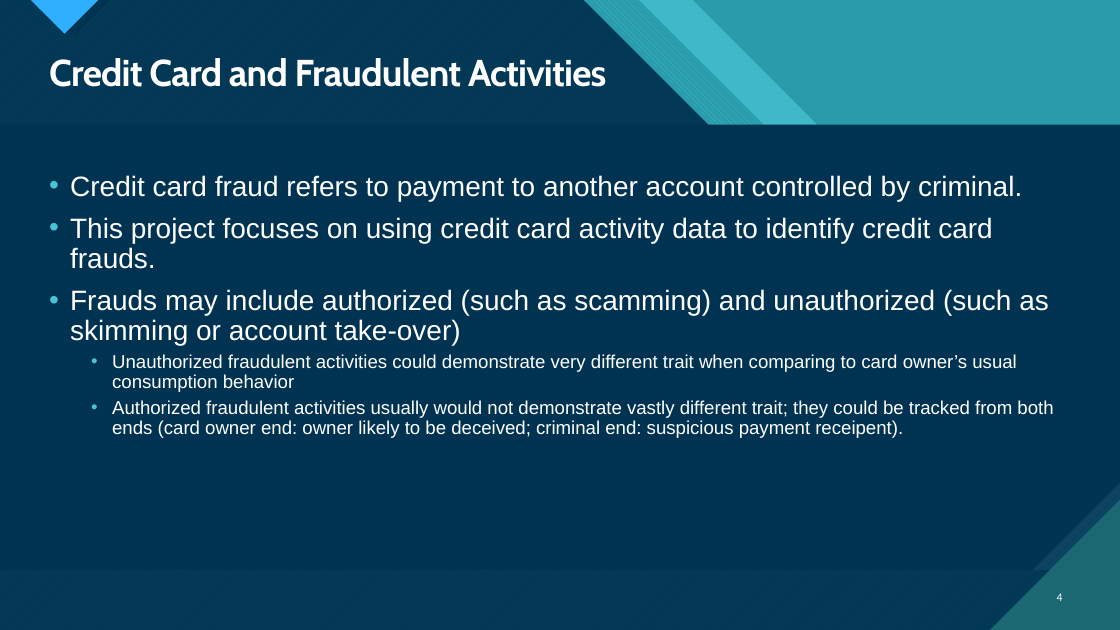
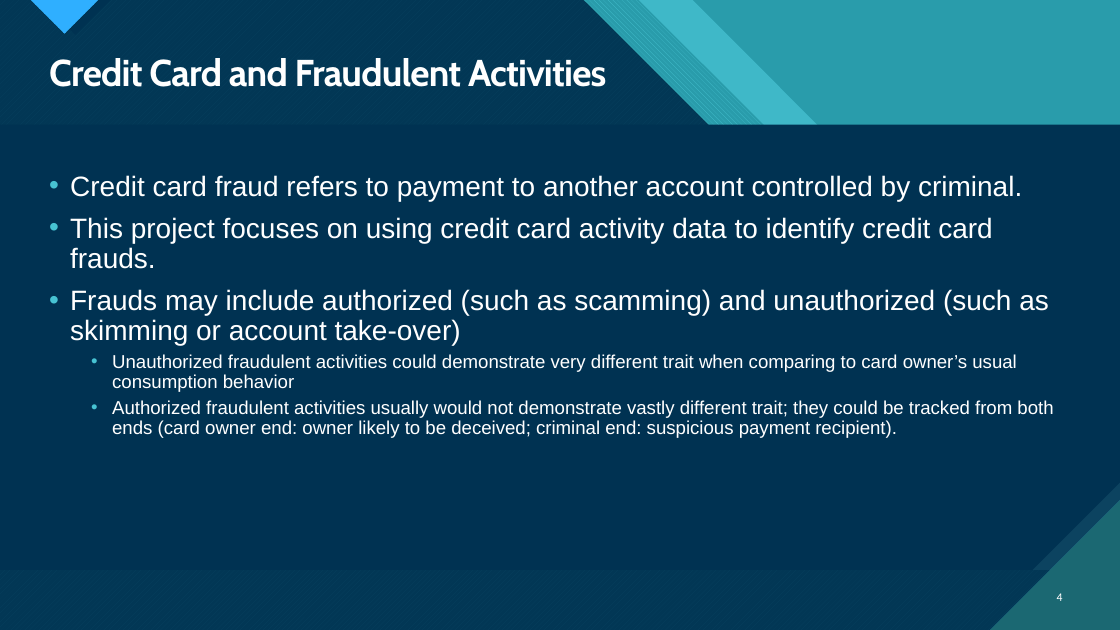
Before and after one commit to HGuo90s/fraud-detection, a slide deck: slide 4 of Fraud Detection.pptx. Drawn at 1120x630 pixels with LibreOffice and Linux fonts; fonts in the diff are those of the drawing. Boxes give left, top, right and bottom in pixels: in the first picture for what was removed or moved away, otherwise in the second. Text is boxed around its words. In the diff, an @@ line names an element or a change of style, - is before the commit and + after.

```diff
--- a/Fraud Detection.pptx
+++ b/Fraud Detection.pptx
@@ text at (x1=112, y1=400, x2=1053, y2=438): text changed @@
-  • Authorized fraudulent activities usually would not demonstrate vastly different trait; they could be tracked from both ends (card owner end: owner likely to be deceived; criminal end: suspicious payment receipent).
+  • Authorized fraudulent activities usually would not demonstrate vastly different trait; they could be tracked from both ends (card owner end: owner likely to be deceived; criminal end: suspicious payment recipient).
```
Also in this commit, not shown: 4 other slides changed, 9 slides added, 1 slide removed, 1 other file.
